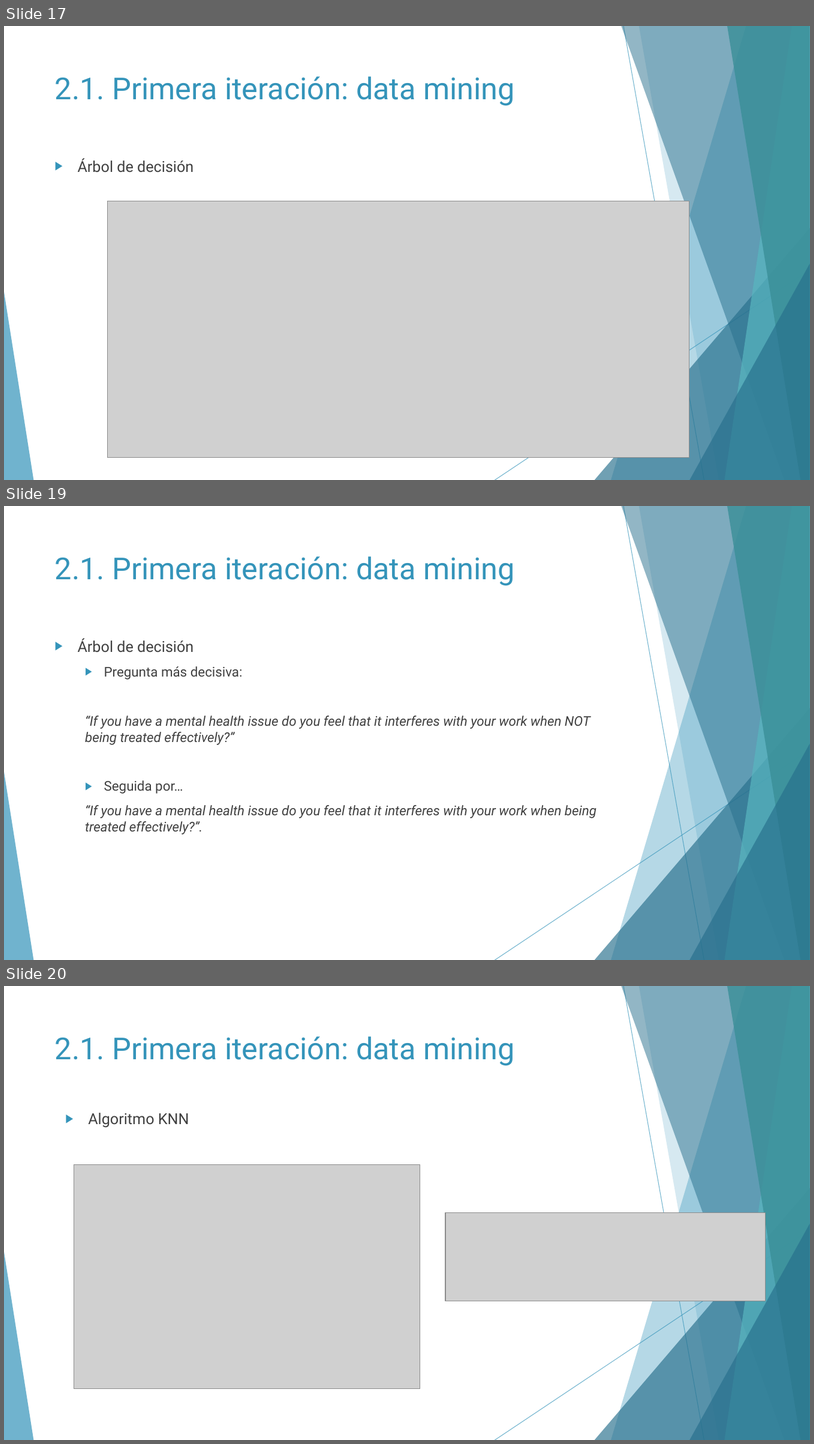
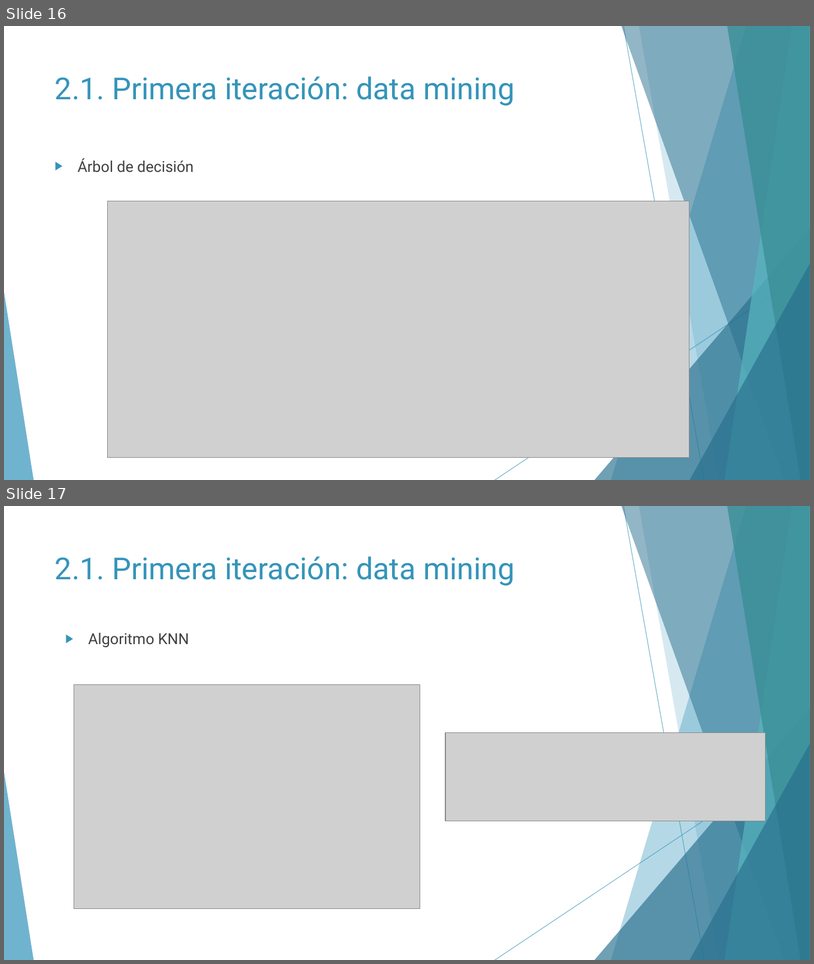
Before and after one commit to Geadalu/DataMiningHealth, a slide deck: Presentación DataMiningHealth.pptx. Shown one above the other, each under a label of ours: slides 17, 19 and 20 before the commit, slides 16 and 17 after it; the slides between them are not shown. The pictures are 814x1444 and 814x964 pixels, drawn with LibreOffice and Linux fonts; fonts in the diff are those of the drawing; grey boxes stand for pictures. Boxes give left, top, right and bottom in pixels: in the first picture for what was removed or moved away, otherwise in the second. Text is boxed around its words. In the diff, an @@ line names an element or a change of style, - is before the commit and + after.

```diff
--- a/Presentación DataMiningHealth.pptx
+++ b/Presentación DataMiningHealth.pptx
@@ slide 19 removed at <box>4,506,810,960</box>, background #FFFFFF; not listed: 10 template elements that a slide beside it also shows @@
@@ title removed at <box>55,556,515,586</box> @@
-2.1. Primera iteración: data mining
@@ text removed at <box>78,638,597,834</box> @@
-▶ Árbol de decisión
-  ▶ Pregunta más decisiva:
-  “If you have a mental health issue do you feel that it interferes with your work when NOT being treated effectively?”
-  ▶ Seguida por…
-  “If you have a mental health issue do you feel that it interferes with your work when being treated effectively?”.
@@ what was slide 17 is now slide 16 @@
@@ what was slide 20 is now slide 17 @@
```
Also in this commit, not shown: 4 slides changed, 1 slide added, 4 other slides removed, 3 other files.
